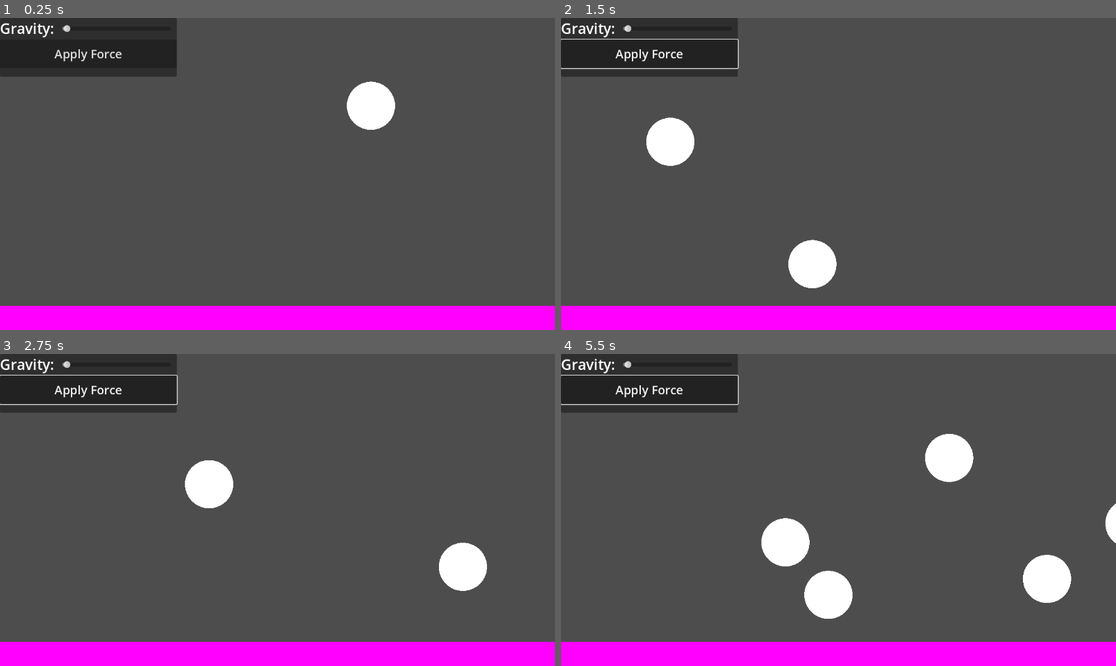
Above: before the commit, frames 1-4 (two rows, left to right).
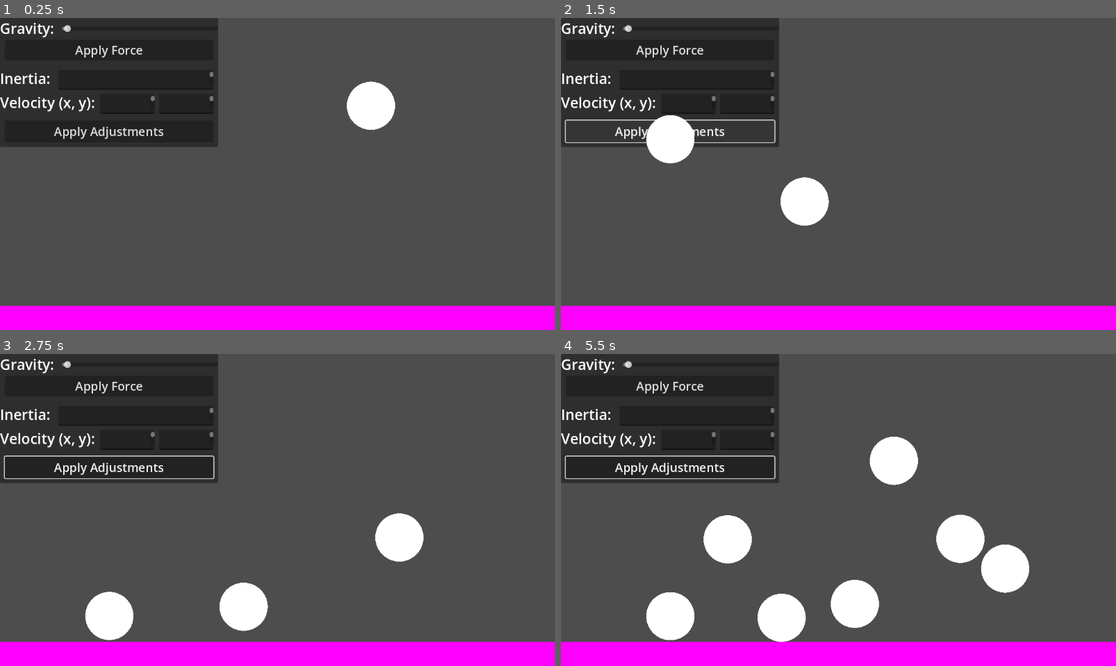
Above: after the commit, the same moments.

Repository: danielathome19/Game-Design-I
Game: Godot game, scene res://phys_demo.tscn
The game is run twice, just before and just after one commit, with the same random seed, the same clock (stepped at 60 frames per second) and the same inputs. The project has no main scene, so this scene is started directly.
Inputs (mouse positions are in pixels of both pictures, inside the frame that each line leads up to):
- Up to frame 1 (0.25 s): no input
- Up to frame 2 (1.5 s): click "Apply Force" at 0.5 s; click (672, 130) at 1.25 s, where only the run after the commit has a clickable "Apply Adjustments"
- Up to frame 3 (2.75 s): tap Enter (ui_accept) at 2, 2.27 s; move the mouse to (399, 494) at 2.02 s; hold Right (ui_right) from 2.03 s (still down); click (399, 494) at 2.17 s
- Up to frame 4 (5.5 s): release Right (ui_right) at 2.75 s; drag from (727, 525) to (810, 572) at 2.77 s; move the mouse to (894, 441) at 3.52 s; hold Left (ui_left) 3.53-4.25 s; click (894, 441) at 3.67 s; drag from (810, 572) to (672, 463) at 4.27 s; move the mouse to (1005, 556) at 5.02 s; hold Right (ui_right) from 5.03 s (still down); click (1005, 556) at 5.17 s; tap Enter (ui_accept) at 5.27 s

The runs differ from the first frame. In frame 1, 10% of the frame differs, in the area x 0-40%, y 0-42%; in frame 2, 10%; in frame 3, 16%; in frame 4, 22%, in the area x 0-100%, y 0-93%.

Commit message:
Update 3/6

Diff:
--- a/phys_demo.gd
+++ b/phys_demo.gd
@@ -7,6 +7,10 @@
 	if event is InputEventMouseButton and event.pressed:
 		var nball = preload("res://phys_ball.tscn").instantiate()
 		nball.position = event.position
+		nball.gravity_scale = $Panel/GravSlider.value
+		nball.inertia = float($Panel/txtInertia.text)
+		nball.linear_velocity = Vector2(float($Panel/txtVelX.text),
+										float($Panel/txtVelY.text))
 		add_child(nball)
 
 func _on_grav_slider_value_changed(value):
@@ -19,3 +23,13 @@
 		if child is RigidBody2D:
 			var force = randi_range(50, 1000)
 			child.apply_central_impulse(Vector2(1,0) * force)  # Vector2.RIGHT
+
+func _on_button_2_pressed():
+	var v_inertia = float($Panel/txtInertia.text)
+	var v_x = float($Panel/txtVelX.text)
+	var v_y = float($Panel/txtVelY.text)
+	var velocity = Vector2(v_x, v_y)
+	for child in get_children():
+		if child is RigidBody2D:
+			child.inertia = v_inertia
+			child.linear_velocity = velocity
--- a/phys_demo.tscn
+++ b/phys_demo.tscn
@@ -13,6 +13,82 @@
 [node name="phys_demo" type="Node2D"]
 script = ExtResource("1_4ayoh")
 
+[node name="Panel" type="Panel" parent="."]
+offset_right = 453.0
+offset_bottom = 268.0
+
+[node name="Label" type="Label" parent="Panel"]
+layout_mode = 0
+offset_right = 40.0
+offset_bottom = 23.0
+text = "Gravity:"
+label_settings = ExtResource("2_ddqyt")
+
+[node name="GravSlider" type="HSlider" parent="Panel"]
+layout_mode = 0
+offset_left = 129.0
+offset_top = 14.0
+offset_right = 453.0
+offset_bottom = 30.0
+
+[node name="Button" type="Button" parent="Panel"]
+layout_mode = 0
+offset_left = 10.0
+offset_top = 45.0
+offset_right = 443.0
+offset_bottom = 88.0
+theme = ExtResource("3_ujlw6")
+text = "Apply Force"
+
+[node name="Label2" type="Label" parent="Panel"]
+layout_mode = 0
+offset_top = 104.0
+offset_right = 103.0
+offset_bottom = 149.0
+text = "Inertia:"
+label_settings = ExtResource("2_ddqyt")
+
+[node name="Label3" type="Label" parent="Panel"]
+layout_mode = 0
+offset_top = 154.0
+offset_right = 103.0
+offset_bottom = 199.0
+text = "Velocity (x, y):"
+label_settings = ExtResource("2_ddqyt")
+
+[node name="txtInertia" type="TextEdit" parent="Panel"]
+layout_mode = 0
+offset_left = 121.0
+offset_top = 108.0
+offset_right = 443.0
+offset_bottom = 149.0
+theme = ExtResource("3_ujlw6")
+
+[node name="txtVelX" type="TextEdit" parent="Panel"]
+layout_mode = 0
+offset_left = 208.0
+offset_top = 158.0
+offset_right = 321.0
+offset_bottom = 199.0
+theme = ExtResource("3_ujlw6")
+
+[node name="txtVelY" type="TextEdit" parent="Panel"]
+layout_mode = 0
+offset_left = 330.0
+offset_top = 158.0
+offset_right = 443.0
+offset_bottom = 199.0
+theme = ExtResource("3_ujlw6")
+
+[node name="Button2" type="Button" parent="Panel"]
+layout_mode = 0
+offset_left = 10.0
+offset_top = 213.0
+offset_right = 443.0
+offset_bottom = 258.0
+theme = ExtResource("3_ujlw6")
+text = "Apply Adjustments"
+
 [node name="StaticBody2D" type="StaticBody2D" parent="."]
 
 [node name="Sprite2D" type="Sprite2D" parent="StaticBody2D"]
@@ -27,31 +103,6 @@
 [node name="phys_ball" parent="." instance=ExtResource("1_r42v7")]
 position = Vector2(770, 154)
 
-[node name="Panel" type="Panel" parent="."]
-offset_right = 367.0
-offset_bottom = 122.0
-
-[node name="Label" type="Label" parent="Panel"]
-layout_mode = 0
-offset_right = 40.0
-offset_bottom = 23.0
-text = "Gravity:"
-label_settings = ExtResource("2_ddqyt")
-
-[node name="GravSlider" type="HSlider" parent="Panel"]
-layout_mode = 0
-offset_left = 129.0
-offset_top = 14.0
-offset_right = 355.0
-offset_bottom = 30.0
-
-[node name="Button" type="Button" parent="Panel"]
-layout_mode = 0
-offset_top = 45.0
-offset_right = 367.0
-offset_bottom = 104.0
-theme = ExtResource("3_ujlw6")
-text = "Apply Force"
-
 [connection signal="value_changed" from="Panel/GravSlider" to="." method="_on_grav_slider_value_changed"]
 [connection signal="pressed" from="Panel/Button" to="." method="_on_button_pressed"]
+[connection signal="pressed" from="Panel/Button2" to="." method="_on_button_2_pressed"]
